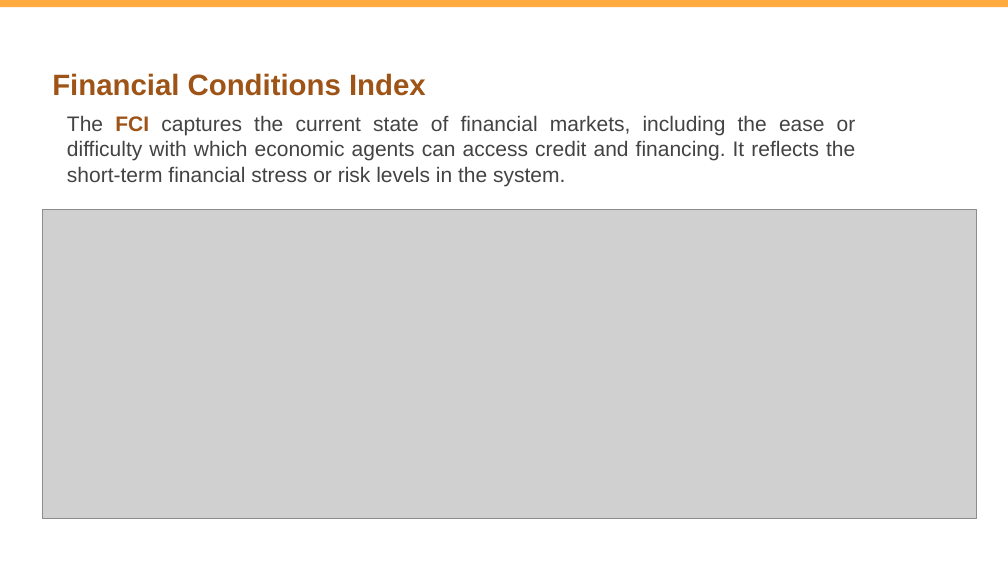
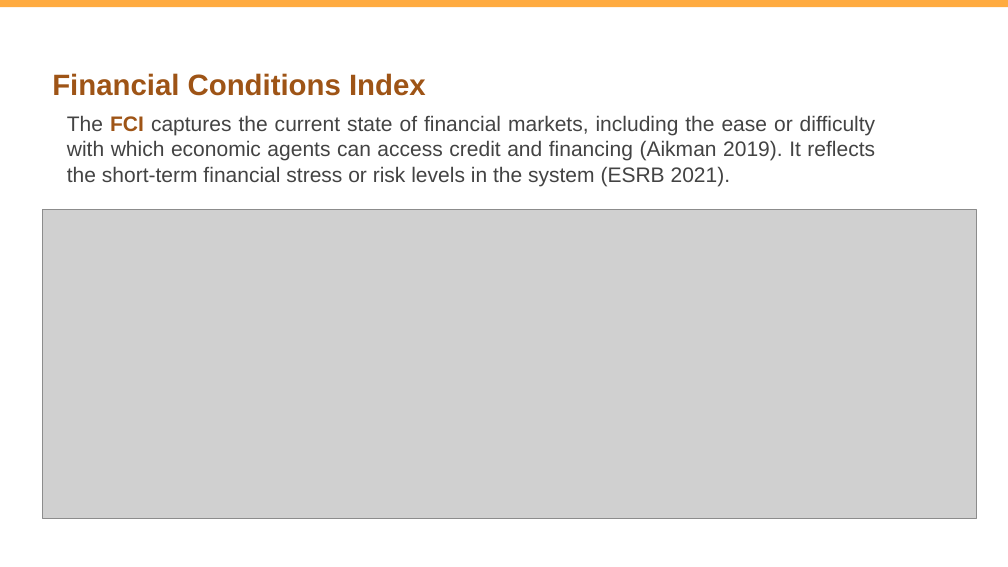
Before and after one commit to vlad-yeghiazaryan/armenian-gar, a slide deck: slide 4 of Presentations/Growth at Risk Armenia periodical 2024Q3.pptx. Drawn at 1008x567 pixels with LibreOffice and Linux fonts; fonts in the diff are those of the drawing; grey boxes stand for pictures. Boxes give left, top, right and bottom in pixels: in the first picture for what was removed or moved away, otherwise in the second. Text is boxed around its words. In the diff, an @@ line names an element or a change of style, - is before the commit and + after.

```diff
--- a/Presentations/Growth at Risk Armenia periodical 2024Q3.pptx
+++ b/Presentations/Growth at Risk Armenia periodical 2024Q3.pptx
@@ text at [67, 115, 876, 186]: text changed @@
-The FCI captures the current state of financial markets, including the ease or difficulty with which economic agents can access credit and financing. It reflects the short-term financial stress or risk levels in the system.
+The FCI captures the current state of financial markets, including the ease or difficulty with which economic agents can access credit and financing (Aikman 2019). It reflects the short-term financial stress or risk levels in the system (ESRB 2021).
```
Also in this commit, not shown: 2 other slides changed, 2 slides added, 1 slide removed, 52 other files.
